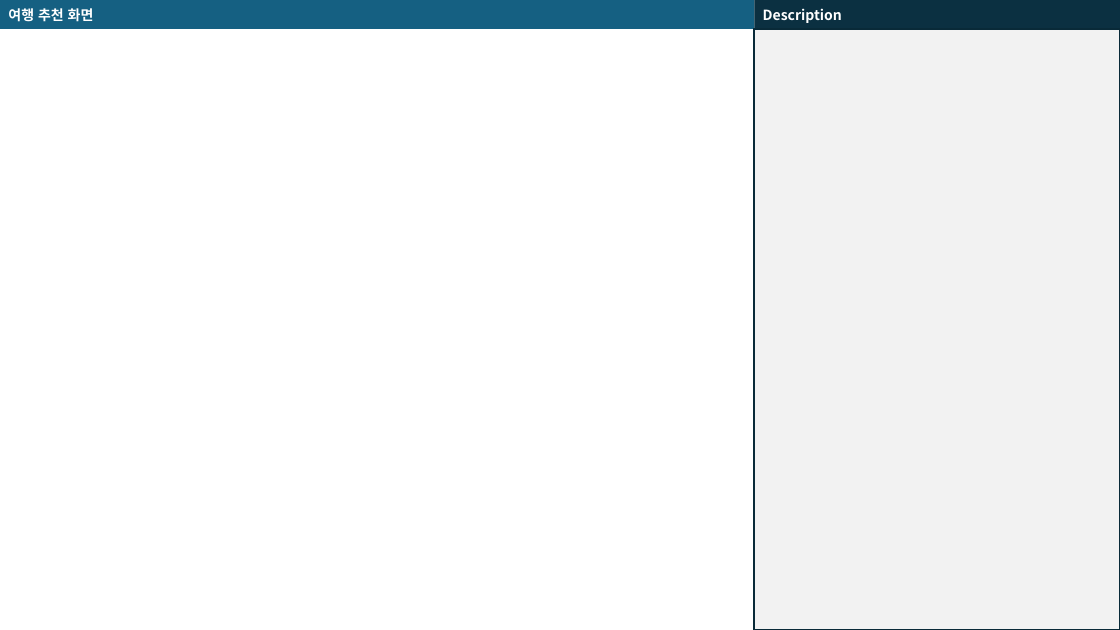
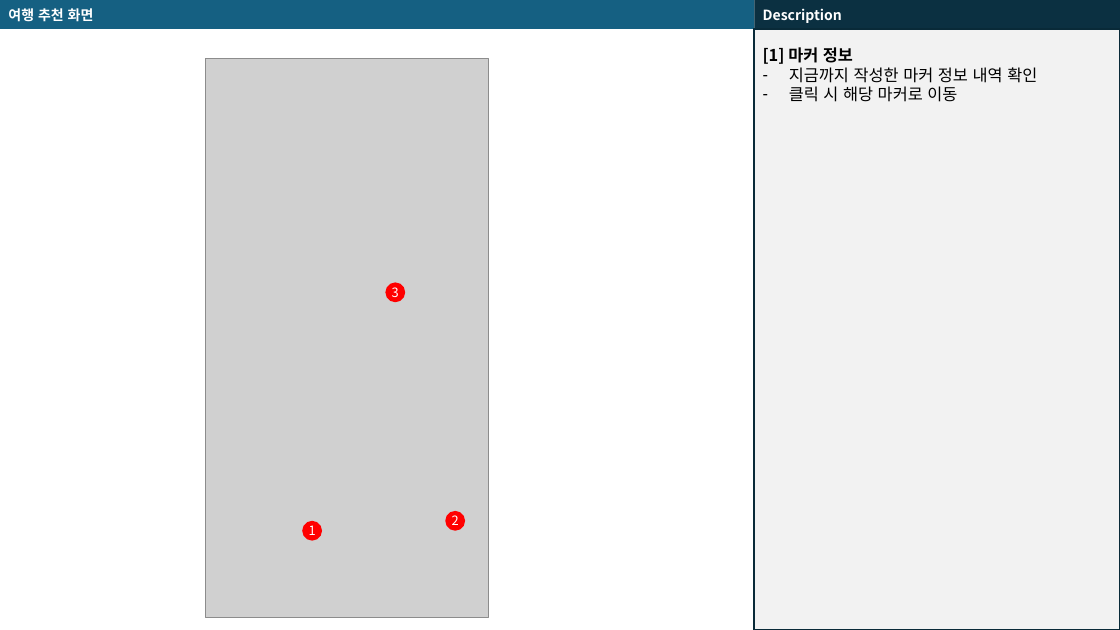
Before and after one commit to Tegut-cmd/Test-Team-Project, a slide deck: slide 7 of 산학_Compass팀 _화면 정의서.pptx. Drawn at 1120x630 pixels with LibreOffice and Linux fonts; fonts in the diff are those of the drawing; grey boxes stand for pictures. Boxes give left, top, right and bottom in pixels: in the first picture for what was removed or moved away, otherwise in the second. Text is boxed around its words. In the diff, an @@ line names an element or a change of style, - is before the commit and + after.

```diff
--- a/산학_Compass팀 _화면 정의서.pptx
+++ b/산학_Compass팀 _화면 정의서.pptx
@@ picture added at (x1=205, y1=59, x2=488, y2=618) @@
@@ text added at (x1=763, y1=47, x2=1037, y2=102), 14 pt, text #000000 @@
+[1] 마커 정보
+– 지금까지 작성한 마커 정보 내역 확인
+– 클릭 시 해당 마커로 이동
@@ ellipse added at (x1=386, y1=282, x2=406, y2=302), fill #FF0000, 11 pt, text #FFFFFF @@
+3
@@ ellipse added at (x1=302, y1=521, x2=323, y2=541), fill #FF0000, 11 pt, text #FFFFFF @@
+1
@@ ellipse added at (x1=445, y1=511, x2=465, y2=531), fill #FF0000, 11 pt, text #FFFFFF @@
+2
```
Also in this commit, not shown: 6 other slides changed, 3 other files.
